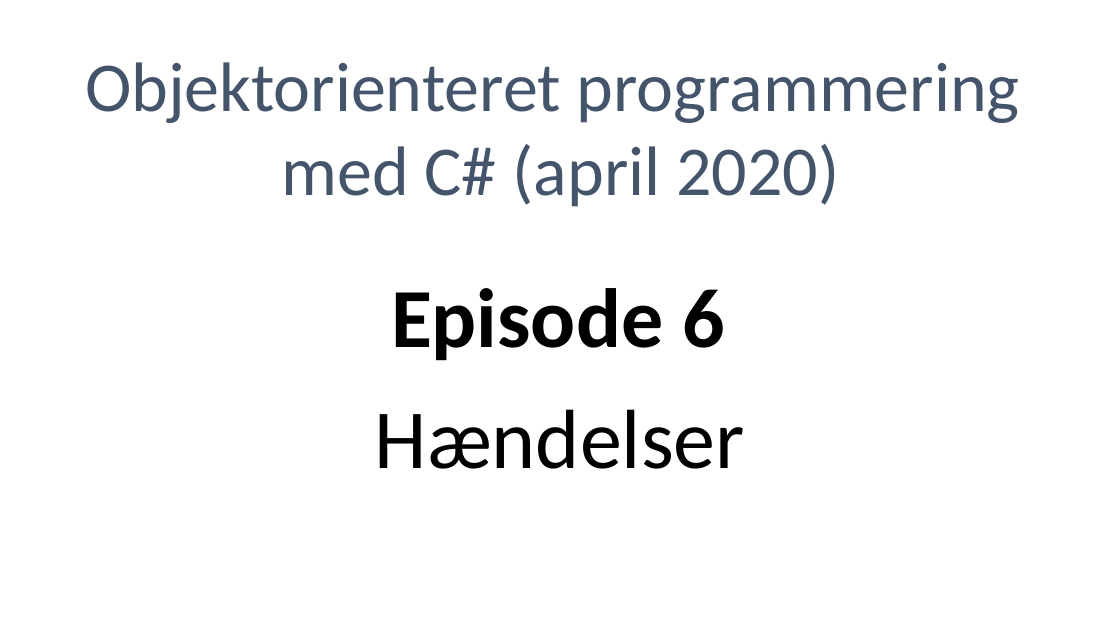
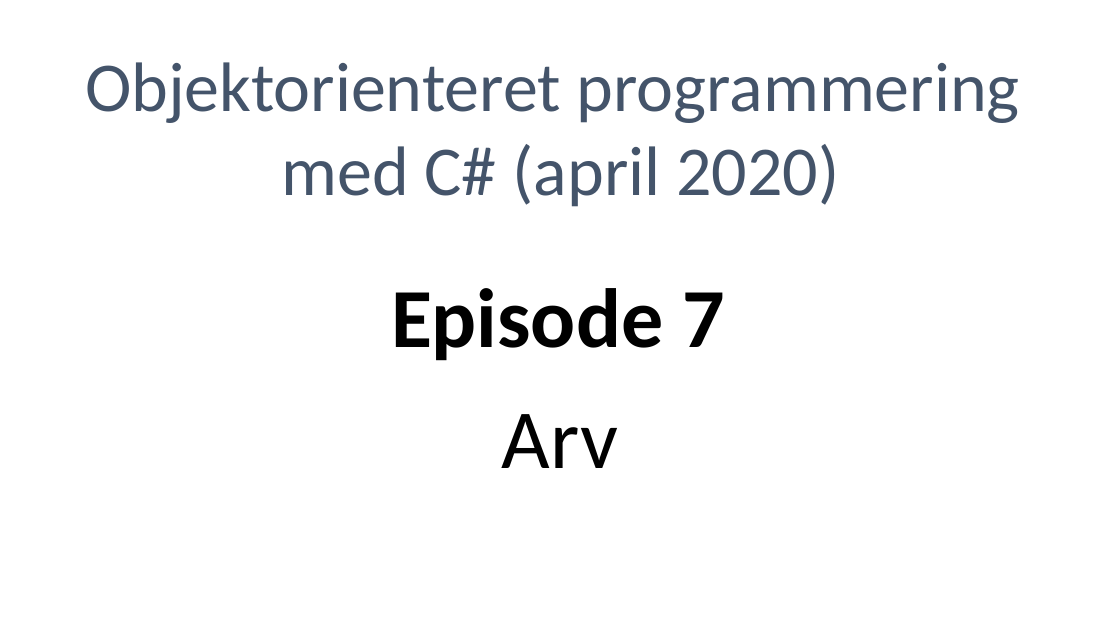
Before and after one commit to devcronberg/csskole, a slide deck: slide 1 of noter/Z01Temp/cover.pptx. Drawn at 1120x630 pixels with LibreOffice and Linux fonts; fonts in the diff are those of the drawing. Boxes give left, top, right and bottom in pixels: in the first picture for what was removed or moved away, otherwise in the second. Text is boxed around its words. In the diff, an @@ line names an element or a change of style, - is before the commit and + after.

```diff
--- a/noter/Z01Temp/cover.pptx
+++ b/noter/Z01Temp/cover.pptx
@@ text at [391, 288, 725, 361]: text changed @@
-Episode 6
+Episode 7
@@ text at [502, 414, 618, 468]: text changed @@
-Hændelser
+Arv
```
Also in this commit, not shown: 3 other files.
